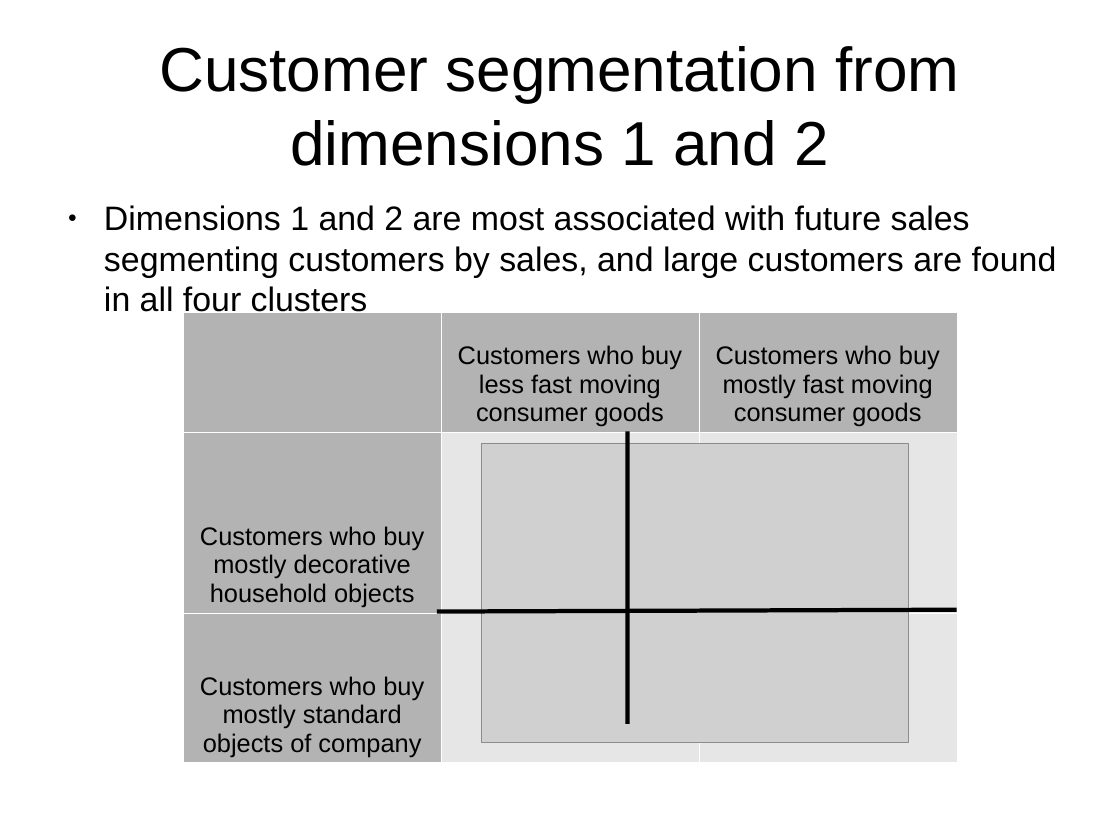
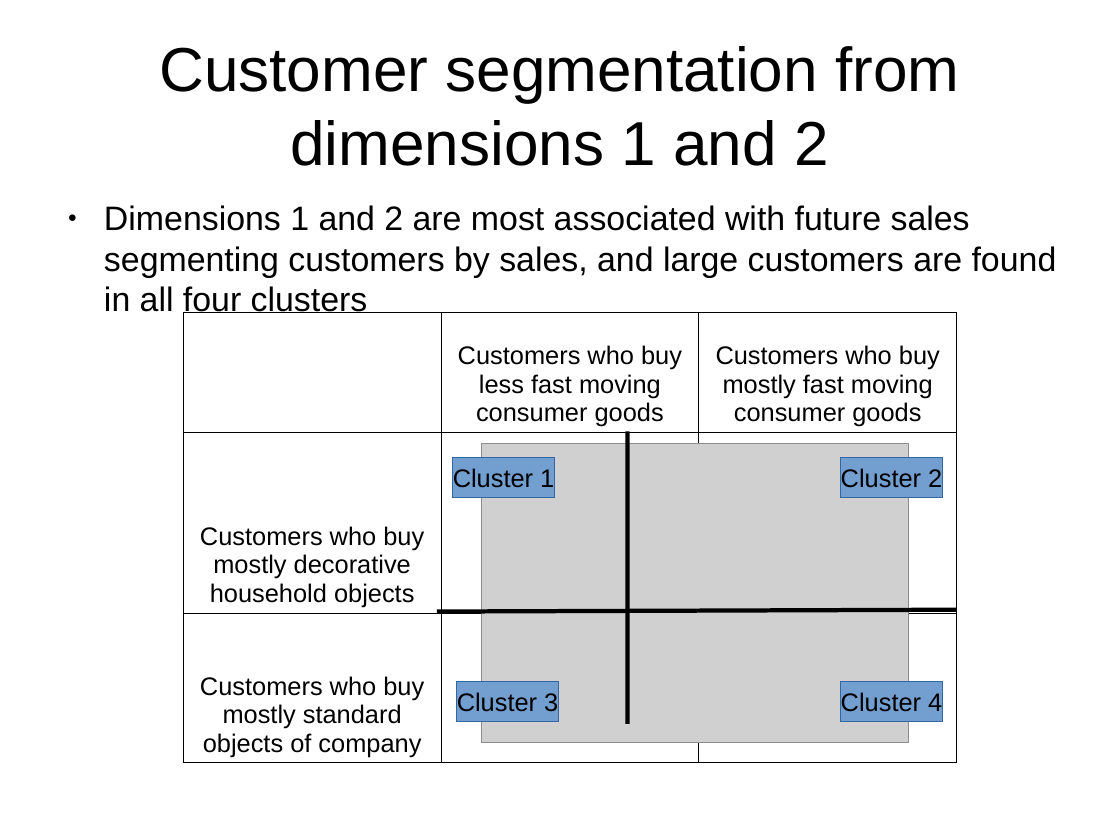
Before and after one commit to leexa90/E-commece-Data-Science, a slide deck: slide 16 of Present.odp (slide 14 before the commit). Drawn at 1120x840 pixels with LibreOffice and Linux fonts; fonts in the diff are those of the drawing; grey boxes stand for pictures. Boxes give left, top, right and bottom in pixels: in the first picture for what was removed or moved away, otherwise in the second. Text is boxed around its words. In the diff, an @@ line names an element or a change of style, - is before the commit and + after.

```diff
--- a/Present.odp
+++ b/Present.odp
@@ table at (183, 313, 957, 763) @@
@@ fill #B3B3B3 to none in 4 cells @@
@@ borders changed @@
@@ rectangle added at (453, 457, 555, 498), fill #729FCF, outline #3465A4 0 pt, 18 pt, text #000000 @@
+Cluster 1
@@ rectangle added at (842, 457, 943, 498), fill #729FCF, outline #3465A4 0 pt, 18 pt, text #000000 @@
+Cluster 2
@@ rectangle added at (457, 681, 559, 722), fill #729FCF, outline #3465A4 0 pt, 18 pt, text #000000 @@
+Cluster 3
@@ rectangle added at (842, 681, 943, 722), fill #729FCF, outline #3465A4 0 pt, 18 pt, text #000000 @@
+Cluster 4
```
Also in this commit, not shown: 9 other slides changed, 8 slides added, 1 slide removed, 4 other files.
